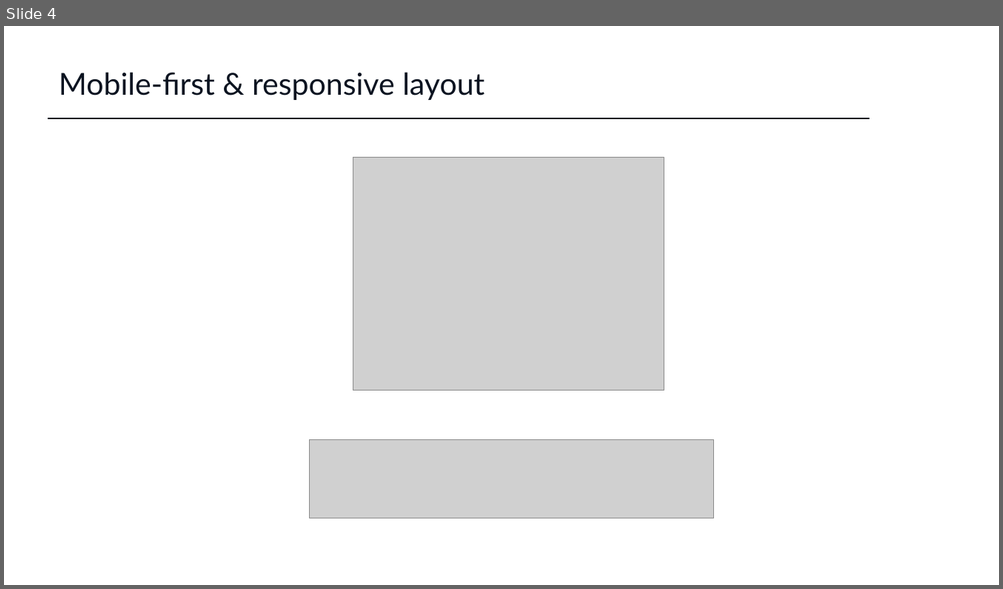
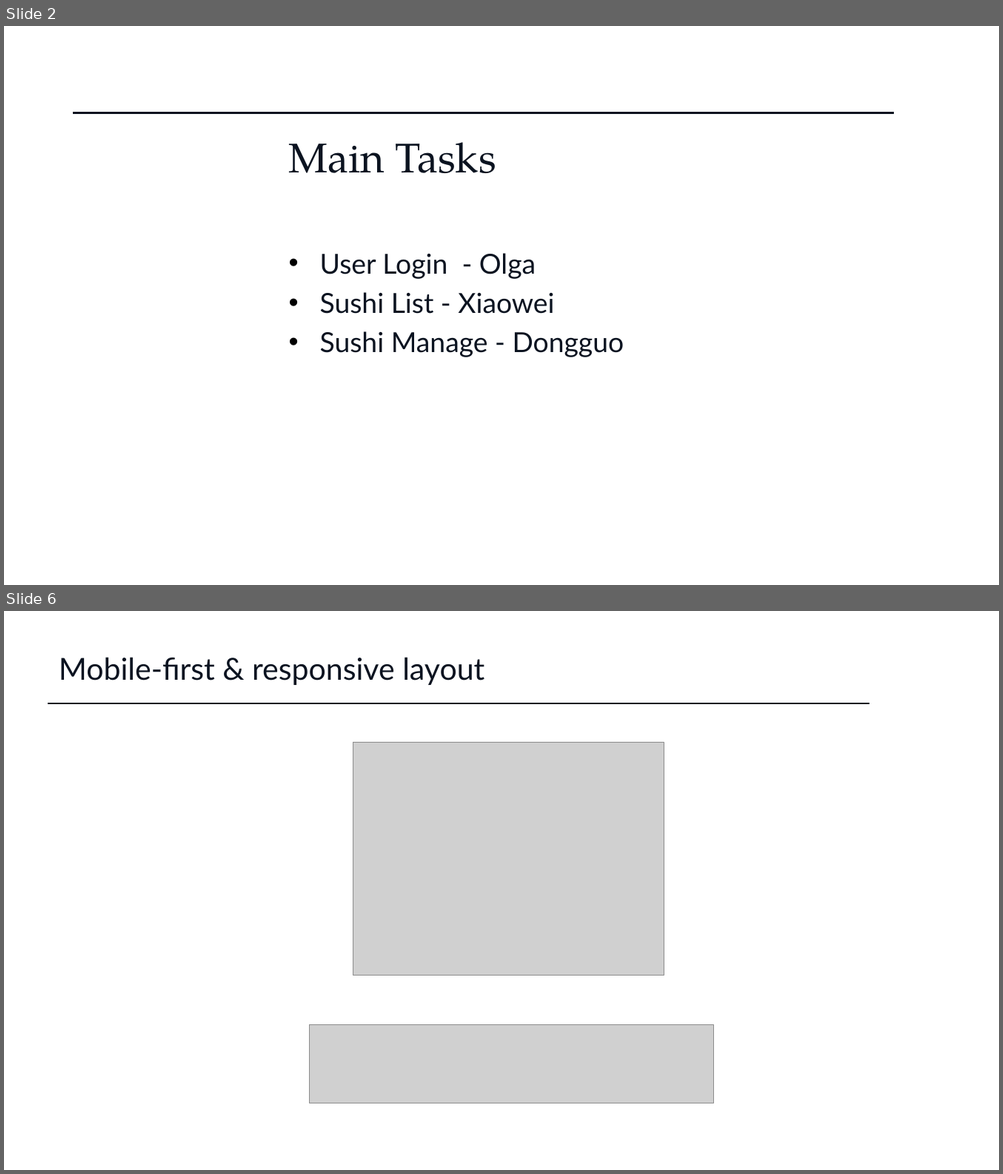
Before and after one commit to xiaoqianniu/map07-group03-test, a slide deck: Documents/sushi_project_summary.pptx. Shown one above the other, each under a label of ours: slide 4 before the commit, slides 2 and 6 after it; the slides between them are not shown. The pictures are 1003x589 and 1003x1174 pixels, drawn with LibreOffice and Linux fonts; fonts in the diff are those of the drawing; grey boxes stand for pictures. Boxes give left, top, right and bottom in pixels: in the first picture for what was removed or moved away, otherwise in the second. Text is boxed around its words. In the diff, an @@ line names an element or a change of style, - is before the commit and + after.

```diff
--- a/Documents/sushi_project_summary.pptx
+++ b/Documents/sushi_project_summary.pptx
@@ slide 2 added at (x1=4, y1=26, x2=999, y2=585), background #FFFFFF @@
@@ line added from (73, 113) to (893, 113), #0B1320 3 pt @@
@@ text added at (x1=289, y1=142, x2=624, y2=358), 40 pt, text #0B1320 @@
+Main Tasks
+• User Login - Olga
+• Sushi List - Xiaowei
+• Sushi Manage - Dongguo
@@ what was slide 4 is now slide 6 @@
```
Also in this commit, not shown: 3 slides changed, 3 other slides added, 1 slide removed.
